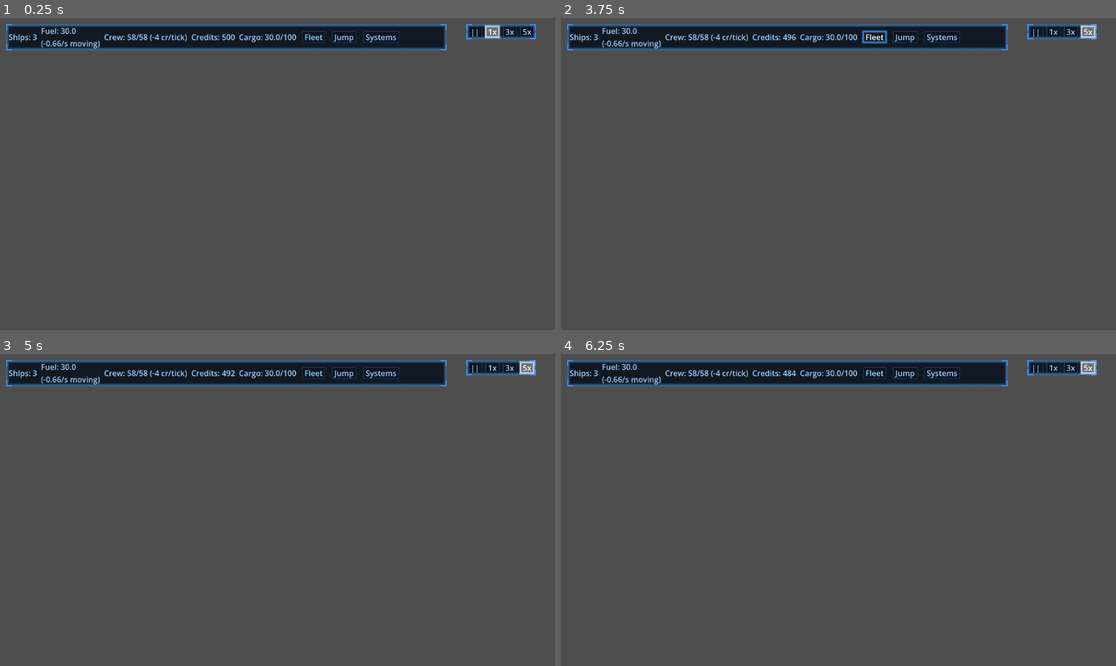
Above: before the commit, frames 1-4 (two rows, left to right).
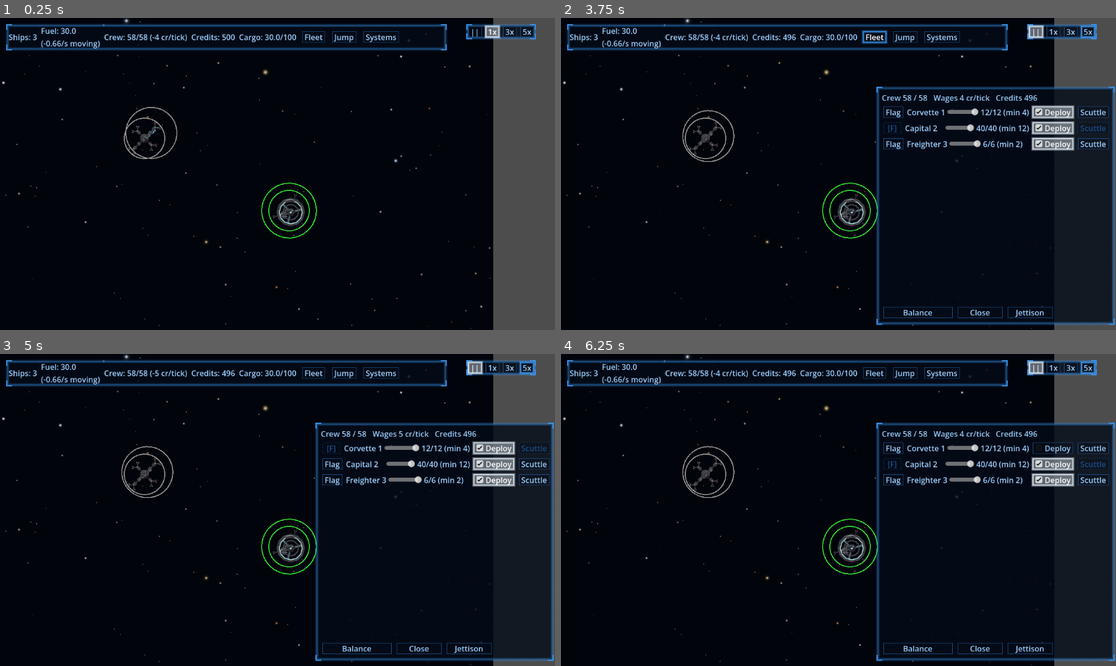
Above: after the commit, the same moments.

Repository: darthlemi/SpaceGame
Game: Godot game, scene res://scenes/campaign/campaign_scene.tscn
Same seed, same stepped clock (60 frames per second), same inputs: the game is played once before the commit and once after it.
Inputs (mouse positions are in pixels of both pictures, inside the frame that each line leads up to):
- Up to frame 1 (0.25 s): no input
- Up to frame 2 (3.75 s): click "||" at 0.5 s; click "1x" at 1.25 s; click "3x" at 2 s; click "5x" at 2.75 s; click "Fleet" at 3.5 s
- Up to frame 3 (5 s): click (333, 447) at 4.25 s, where only the run after the commit has a clickable "Flag"
- Up to frame 4 (6.25 s): click (1054, 447) at 5 s, where only the run after the commit has a clickable "Deploy"; click (894, 463) at 5.75 s, where only the run after the commit has a clickable "Flag"

The runs differ from the first frame. In frame 1, 82% of the frame differs, in the area x 0-89%, y 0-100%; in frame 2, 91%; in frame 3, 91%; in frame 4, 91%, in the area x 0-100%, y 0-100%.
Error before the commit: Parse Error: Identifier "SceneryFolder" not declared in the current scope. (res://scripts/campaign/system_layer.gd:33)

Commit message:
Add SceneryFolder: one shared type<->folder mapping instead of three hardcoded whitelists
scenery_canvas.gd, system_layer.gd, and scenery_editor.gd each hardcoded their own copy of
{"planet": "planets", "asteroid": "asteroids"}, so a new backgrounds/ folder needed edits in
three places to even show up. Centralize the mapping in scripts/background/scenery_folder.gd.

Co-Authored-By: Claude Sonnet 5 <noreply@anthropic.com>

Diff:
--- /dev/null
+++ b/scripts/background/scenery_folder.gd
@@ -0,0 +1,18 @@
+class_name SceneryFolder
+extends RefCounted
+
+# Folders under assets/sprites/backgrounds/ that hold placeable scenery (planets, asteroids,
+# and future additions); "starfield" holds the background tile categories instead and is
+# excluded. The document's scenery "type" is the singular form of the folder name.
+
+const EXCLUDED_FOLDERS := ["starfield"]
+const DIR := "res://assets/sprites/backgrounds"
+
+static func type_to_folder(type: String) -> String:
+	return "%ss" % type
+
+static func folder_to_type(folder: String) -> String:
+	return folder.trim_suffix("s")
+
+static func is_scenery_folder(folder: String) -> bool:
+	return not EXCLUDED_FOLDERS.has(folder)
--- a/scripts/editor/scenery_canvas.gd
+++ b/scripts/editor/scenery_canvas.gd
@@ -14,7 +14,6 @@
 const VIEWPORT_OUTLINE_COLOR := Color(0.4, 0.8, 1.0, 0.5)
 const PICK_RADIUS := 24.0
 const SELECTED_COLOR := Color(0.4, 0.8, 1.0, 1.0)
-const FOLDER_BY_TYPE := {"planet": "planets", "asteroid": "asteroids"}
 
 var selected_index: int = -1
 var items: Array = []
@@ -28,7 +27,7 @@
 	_background_texture = background_texture
 	_textures.clear()
 	for item in items:
-		var folder: String = FOLDER_BY_TYPE.get(item.get("type", ""), "")
+		var folder: String = SceneryFolder.type_to_folder(item.get("type", ""))
 		var path := "res://assets/sprites/backgrounds/%s/%s" % [folder, item.get("texture", "")]
 		_textures.append(load(path) if folder != "" and ResourceLoader.exists(path) else null)
 	queue_redraw()
--- a/scripts/editor/scenery_editor.gd
+++ b/scripts/editor/scenery_editor.gd
@@ -10,8 +10,6 @@
 const BACKGROUNDS_DIR := "res://assets/sprites/backgrounds"
 const LAYERS := ["deep_background", "mid_distance", "foreground"]
 const SEED_COUNT := 5
-# Singular type name stored in the document, keyed by the plural folder name on disk.
-const TYPE_BY_FOLDER := {"planets": "planet", "asteroids": "asteroid"}
 
 var model: MapEditModel = null
 var system_id: String = ""
@@ -53,7 +51,7 @@
 func place_selected() -> void:
 	if model == null or _selected_folder == "" or _selected_texture == "":
 		return
-	var type: String = TYPE_BY_FOLDER.get(_selected_folder, _selected_folder.trim_suffix("s"))
+	var type: String = SceneryFolder.folder_to_type(_selected_folder)
 	var layer := layer_option.get_item_text(layer_option.selected) if layer_option.selected >= 0 else LAYERS[0]
 	model.add_scenery(system_id, type, _selected_texture, layer)
 	edited.emit()
@@ -140,7 +138,7 @@
 	folder_option.name = "Folder"
 	var folders := EditorFields.scan_subfolders(BACKGROUNDS_DIR)
 	for folder in folders:
-		if TYPE_BY_FOLDER.has(folder):
+		if SceneryFolder.is_scenery_folder(folder):
 			folder_option.add_item(folder)
 	folder_option.item_selected.connect(func(i): pick_folder(folder_option.get_item_text(i)))
 	add_child(folder_option)
--- a/tests/run_tests.gd
+++ b/tests/run_tests.gd
@@ -56,6 +56,7 @@
 		preload("res://tests/test_jump_rules.gd"),
 		preload("res://tests/test_editor_fields.gd"),
 		preload("res://tests/test_scenery_randomizer.gd"),
+		preload("res://tests/test_scenery_folder.gd"),
 		preload("res://tests/test_scenery_canvas.gd"),
 		preload("res://tests/test_scenery_editor.gd"),
 		preload("res://tests/test_danger_tier.gd"),
--- /dev/null
+++ b/tests/test_scenery_folder.gd
@@ -0,0 +1,13 @@
+extends RefCounted
+
+static func run() -> Array[String]:
+	var failures: Array[String] = []
+	if SceneryFolder.type_to_folder("planet") != "planets":
+		failures.append("scenery folder: expected type_to_folder('planet') == 'planets'")
+	if SceneryFolder.folder_to_type("asteroids") != "asteroid":
+		failures.append("scenery folder: expected folder_to_type('asteroids') == 'asteroid'")
+	if SceneryFolder.is_scenery_folder("starfield"):
+		failures.append("scenery folder: expected is_scenery_folder('starfield') == false")
+	if not SceneryFolder.is_scenery_folder("planets"):
+		failures.append("scenery folder: expected is_scenery_folder('planets') == true")
+	return failures
